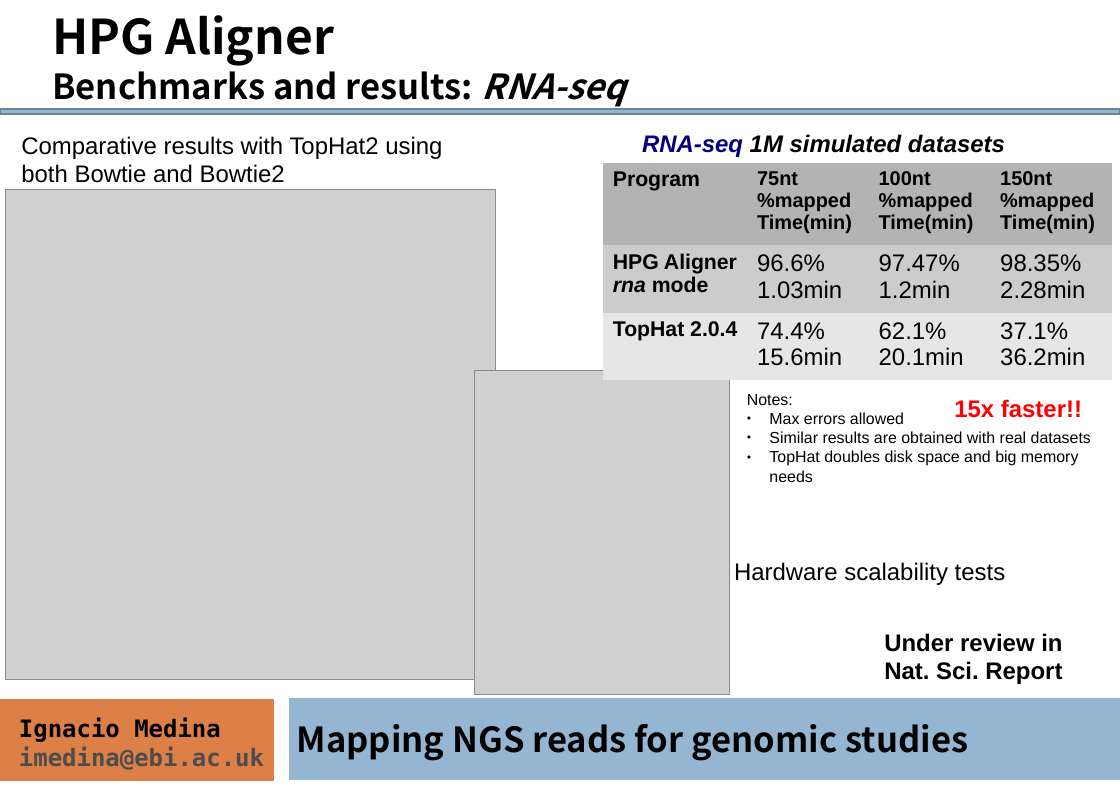
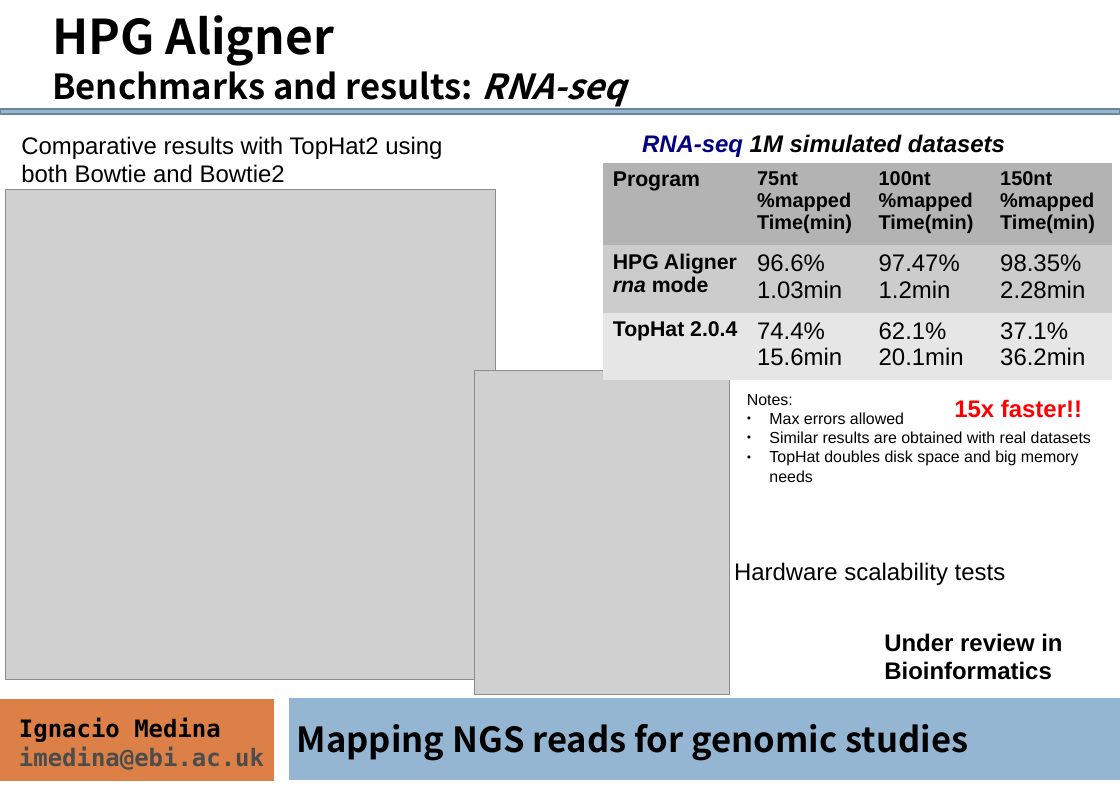
Before and after one commit to ngs-course/ngs-course.github.io, a slide deck: slide 23 of Course_Materials/alignment/presentation/ngs-read-mapping-imedina-mda14.odp (slide 22 before the commit). Drawn at 1120x792 pixels with LibreOffice and Linux fonts; fonts in the diff are those of the drawing; grey boxes stand for pictures. Boxes give left, top, right and bottom in pixels: in the first picture for what was removed or moved away, otherwise in the second. Text is boxed around its words. In the diff, an @@ line names an element or a change of style, - is before the commit and + after.

```diff
--- a/Course_Materials/alignment/presentation/ngs-read-mapping-imedina-mda14.odp
+++ b/Course_Materials/alignment/presentation/ngs-read-mapping-imedina-mda14.odp
@@ text at [884,633,1062,680]: text changed @@
-Under review in Nat. Sci. Report
+Under review in Bioinformatics
```
Also in this commit, not shown: 8 other slides changed, 1 slide added, 1 other file.
